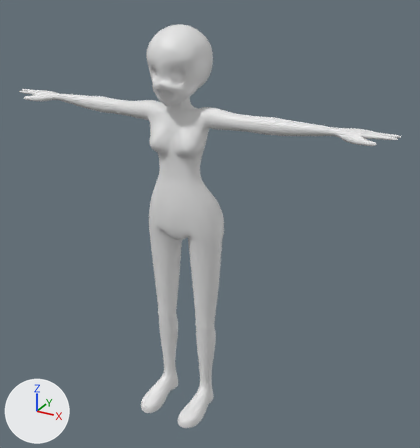
A saved change to the Blender file untitled.blend.
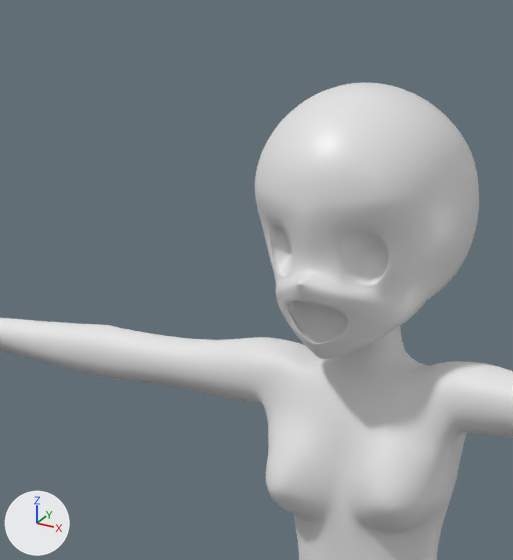
Each version is shown whole from a 50 mm camera at (1.032, -1.643, 1.64) aimed at (0.092, 0.065, 0.786), then close up on the part from 17% to 53% of the width and 0% to 37% of the height. Every picture has the same lights, and +X, +Y and +Z are marked at lower left.

The first close-up shows 'body', 'face'.
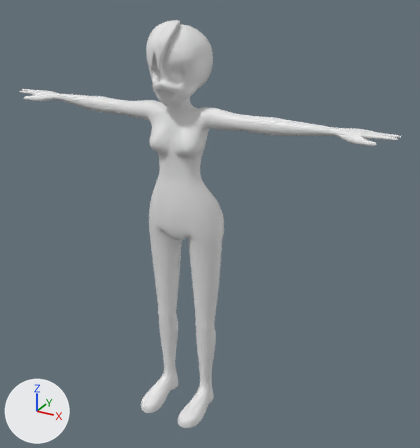
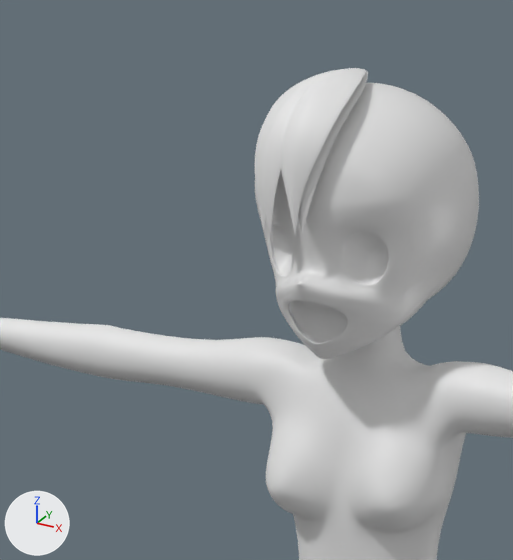
Commit message: 髪の毛開始

Changed parts and their boxes [x1, y1, x2, y2] in the close-ups (513 x 560 px; the box of a moved part takes in the faces that stretch with it):
'NurbsPath', added: after [255, 68, 368, 235]
part 1 of me_cube_001, moved or reshaped: before [255, 380, 467, 506]; after [255, 380, 466, 506]

The change, as a diff of the scene's bpy script:
```diff
--- a/untitled.blend.py
+++ b/untitled.blend.py
@@ me_cube_001 @@
 me_cube_001.from_pydata(...)  # 543 vertices, 545 faces; spans x 0.0..6.4, y -1.44..1.28, z -9.72..1.34
 # used by ob_body; location = (0.0, 0.006, 1.112); scale = (0.114, 0.114, 0.114)
-me_cube_001.vertices[12].co = (0.99, -0.13, 0.25)
-me_cube_001.vertices[157].co = (0.9, -0.09, 0.04)
-me_cube_001.vertices[162].co = (0.88, 0.12, 0.08)
+# me_cube_001 part 1
+me_cube_001.vertices[12].co = (0.9, -0.13, 0.25)
+me_cube_001.vertices[157].co = (0.87, -0.09, 0.06)
+me_cube_001.vertices[162].co = (0.86, 0.12, 0.09)
@@ cu_nurbspath_001 @@
+cu_nurbspath_001 = bpy.data.curves.new('NurbsPath.001', 'CURVE')
+cu_nurbspath_001.dimensions = '3D'
+_sp = cu_nurbspath_001.splines.new('NURBS'); _sp.points.add(6)
+_sp.points.foreach_set('co', [-0.00152, 0.0281, 1.487, 1.0, -0.00152, -0.0235, 1.485, 1.0, -0.00152, -0.0687, 1.459, 1.0, -0.00152, -0.0897, 1.426, 1.0, -0.00147, -0.095, 1.4, 1.0, -0.00152, -0.0979, 1.373, 1.0, -0.00152, -0.0972, 1.349, 1.0])
+_sp.points.foreach_set('radius', [0.1, 1.0, 0.98, 0.8, 0.33, 0.125, 0.0])
+_sp.order_u = 5
+_sp.order_v = 0
+_sp.use_endpoint_u = True
+_sp = cu_nurbspath_001.splines.new('NURBS'); _sp.points.add(6)
+_sp.points.foreach_set('co', [-0.000687, 0.0297, 1.486, 1.0, 0.004, -0.0218, 1.476, 1.0, 0.004, -0.0623, 1.452, 1.0, 0.004, -0.0806, 1.422, 1.0, 0.00405, -0.0897, 1.397, 1.0, 0.004, -0.0934, 1.368, 1.0, 0.004, -0.0935, 1.352, 1.0])
+_sp.points.foreach_set('radius', [0.1, 0.87, 0.79, 0.67, 0.42, 0.14, 0.0])
+_sp.order_u = 5
+_sp.order_v = 0
+_sp.use_endpoint_u = True
+_sp = cu_nurbspath_001.splines.new('NURBS'); _sp.points.add(6)
+_sp.points.foreach_set('co', [-0.00366, 0.0281, 1.486, 1.0, -0.0122, -0.0235, 1.484, 1.0, -0.0263, -0.0678, 1.458, 1.0, -0.0332, -0.0862, 1.427, 1.0, -0.0345, -0.0916, 1.399, 1.0, -0.0337, -0.0944, 1.371, 1.0, -0.0309, -0.0937, 1.348, 1.0])
+_sp.points.foreach_set('radius', [0.1, 1.0, 0.86, 0.66, 0.45, 0.225, 0.0])
+_sp.order_u = 5
+_sp.order_v = 0
+_sp.use_endpoint_u = True
+_sp = cu_nurbspath_001.splines.new('NURBS'); _sp.points.add(6)
+_sp.points.foreach_set('co', [-0.00767, 0.0286, 1.485, 1.0, -0.0276, -0.0233, 1.475, 1.0, -0.0394, -0.0589, 1.451, 1.0, -0.0425, -0.0756, 1.421, 1.0, -0.0424, -0.0847, 1.396, 1.0, -0.0425, -0.0884, 1.367, 1.0, -0.0425, -0.0886, 1.351, 1.0])
+_sp.points.foreach_set('radius', [0.1, 0.87, 0.79, 0.67, 0.42, 0.14, 0.0])
+_sp.order_u = 5
+_sp.order_v = 0
+_sp.use_endpoint_u = True
+cu_nurbspath_001.use_path = True
+cu_nurbspath_001.use_path_clamp = True
+cu_nurbspath_001.bevel_mode = 'OBJECT'
+cu_nurbspath_001.fill_mode = 'FULL'
+cu_nurbspath_001.bevel_object = ob_nurbscircle
@@ cu_nurbscircle_001 @@
+cu_nurbscircle_001 = bpy.data.curves.new('NurbsCircle.001', 'CURVE')
+cu_nurbscircle_001.dimensions = '3D'
+_sp = cu_nurbscircle_001.splines.new('NURBS'); _sp.points.add(7)
+_sp.points.foreach_set('co', [0.0, 0.0128, 0.0, 1.0, 0.0294, 0.00574, 0.0, 0.354, 0.0345, 0.0, 0.0, 1.0, 0.0154, 0.0045, 0.0, 0.354, -0.000879, 0.00524, 0.0, 1.0, -0.0193, 0.00371, 0.0, 0.354, -0.0345, 0.0, 0.0, 1.0, -0.0292, 0.00552, 0.0, 0.354])
+_sp.order_v = 0
+_sp.use_cyclic_u = True
+cu_nurbscircle_001.use_path = True
+cu_nurbscircle_001.use_path_clamp = True
+cu_nurbscircle_001.fill_mode = 'FULL'
@@ ob_nurbspath @@
+ob_nurbspath = bpy.data.objects.new('NurbsPath', cu_nurbspath_001)
+ob_nurbspath.location = (0.0, 0.0, 0.0)
@@ ob_nurbscircle @@
+ob_nurbscircle = bpy.data.objects.new('NurbsCircle', cu_nurbscircle_001)
+ob_nurbscircle.location = (0.205, 0.256, 1.465)
+ob_nurbscircle.rotation_euler = (1.571, 0.0, 3.142)  # degrees (90, 0, 180)
```
